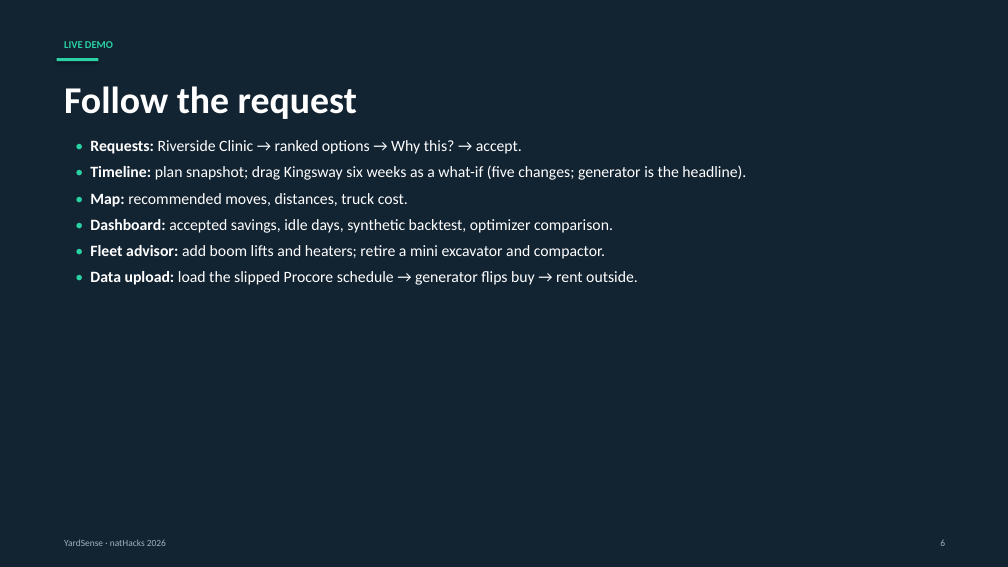
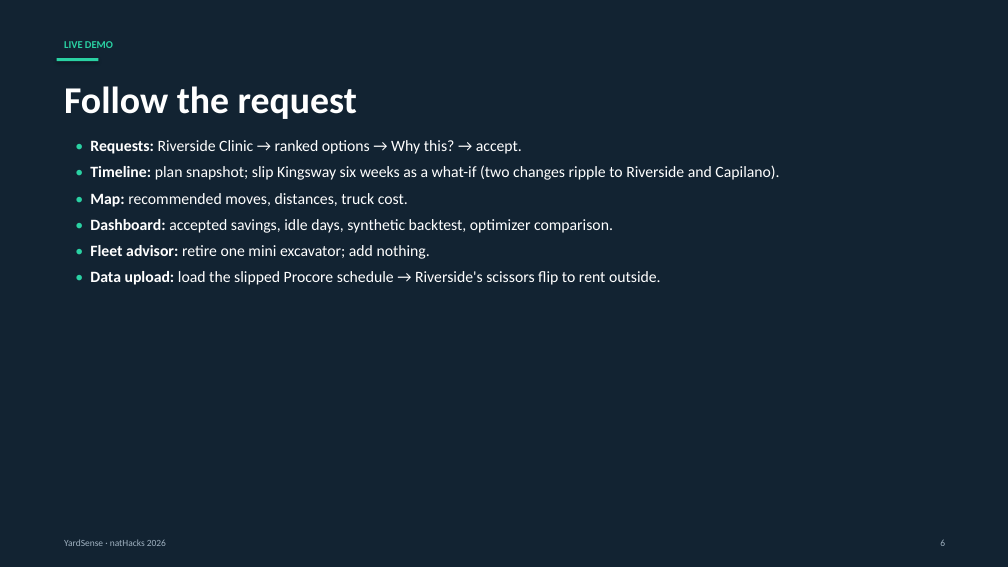
Before and after one commit to singhg349-wq/yardsense-nathacks26, a slide deck: slide 6 of pitch/YardSense-natHacks-2026.pptx. Drawn at 1008x567 pixels with LibreOffice and Linux fonts; fonts in the diff are those of the drawing. Boxes give left, top, right and bottom in pixels: in the first picture for what was removed or moved away, otherwise in the second. Text is boxed around its words. In the diff, an @@ line names an element or a change of style, - is before the commit and + after.

Commit message:
Rewrite the pitch story: no buy, Kingsway slip ripples to Riverside and Capilano
Scripts, runbook, deck, Q&A, video plan and the pptx now use the current numbers: backtest, fleet advisor, 2.1% static gap, 102 + 103 tests.

```diff
--- a/pitch/YardSense-natHacks-2026.pptx
+++ b/pitch/YardSense-natHacks-2026.pptx
@@ text at <box>90,165,779,180</box>: text changed @@
-• Timeline: plan snapshot; drag Kingsway six weeks as a what-if (five changes; generator is the headline).
+• Timeline: plan snapshot; slip Kingsway six weeks as a what-if (two changes ripple to Riverside and Capilano).
@@ text at <box>90,245,661,285</box>: text changed @@
-• Fleet advisor: add boom lifts and heaters; retire a mini excavator and compactor.
-• Data upload: load the slipped Procore schedule → generator flips buy → rent outside.
+• Fleet advisor: retire one mini excavator; add nothing.
+• Data upload: load the slipped Procore schedule → Riverside's scissors flip to rent outside.
```
Also in this commit, not shown: 6 other slides changed, 6 other files.
